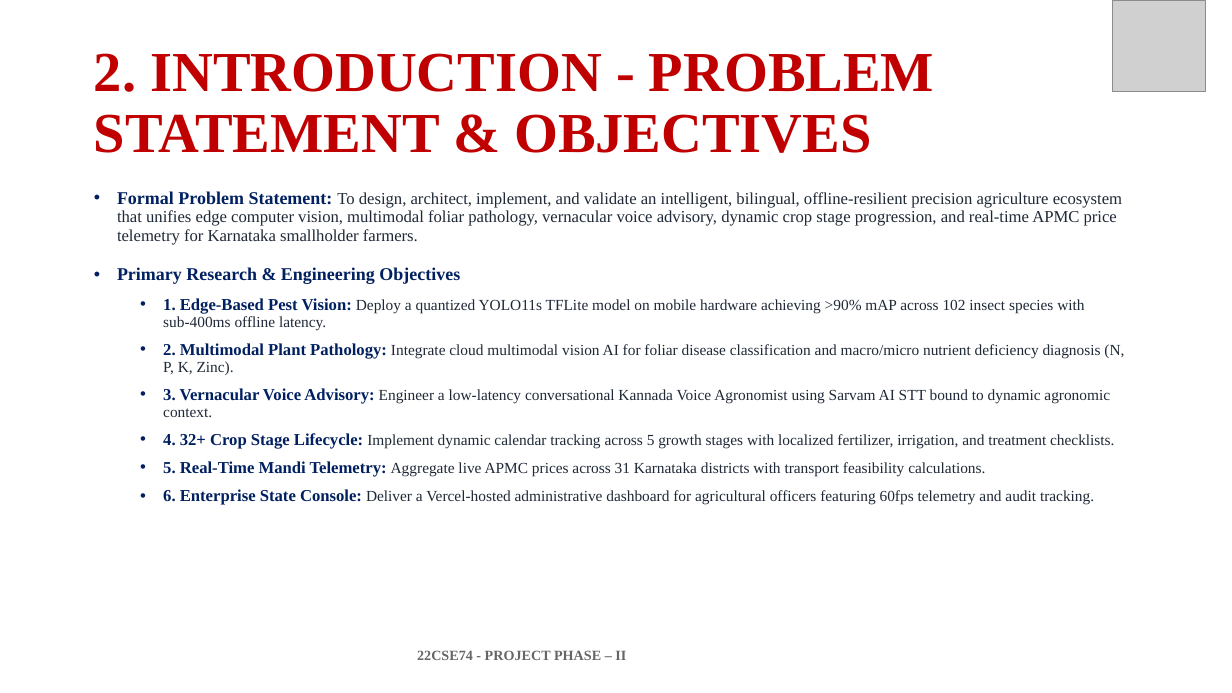
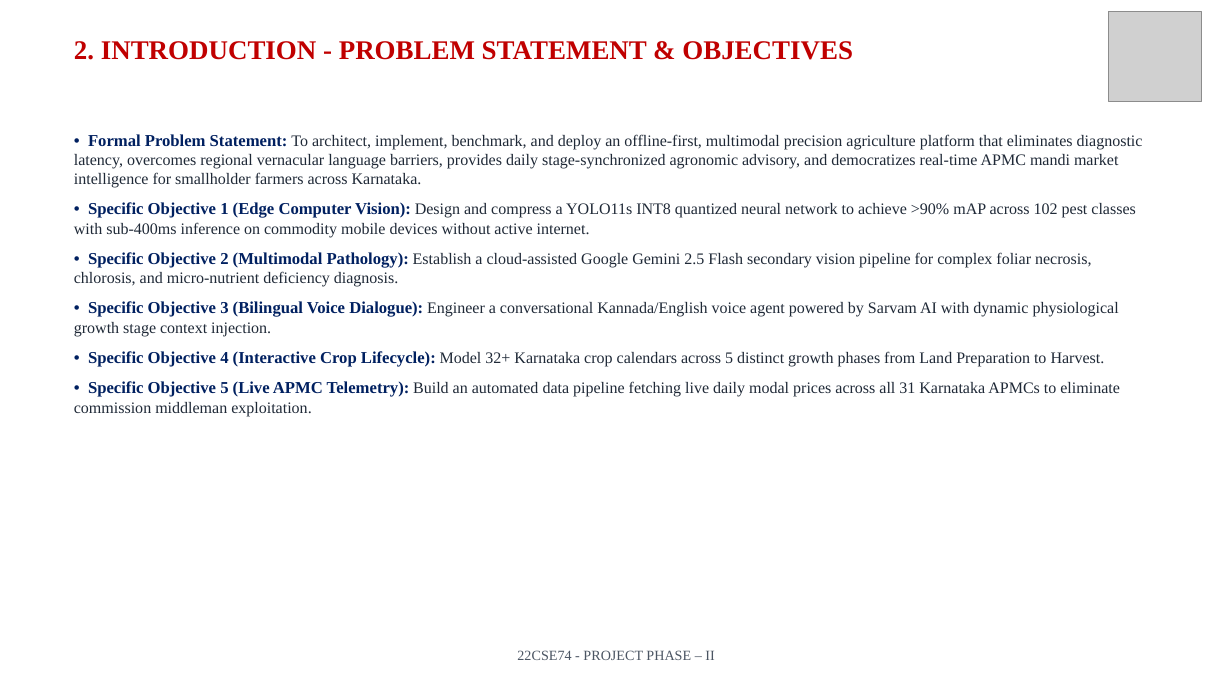
Before and after one commit to Naveenkm07/Major-Krushikadhara-figma, a slide deck: slide 5 of Project Phase-II_Review 2_ PPT Template.pptx. Drawn at 1232x693 pixels with LibreOffice and Linux fonts; fonts in the diff are those of the drawing; grey boxes stand for pictures. Boxes give left, top, right and bottom in pixels: in the first picture for what was removed or moved away, otherwise in the second. Text is boxed around its words. In the diff, an @@ line names an element or a change of style, - is before the commit and + after.

Commit message:
fix(ppt): resolve title and image overlaps, upgrade flow diagrams to ultra-HD 3000x1500 Retina quality, and polish slide layouts

```diff
--- a/Project Phase-II_Review 2_ PPT Template.pptx
+++ b/Project Phase-II_Review 2_ PPT Template.pptx
@@ picture: place and size @@
-picture at (1113, 1, 1205, 91)
+picture at (1109, 11, 1202, 102)
@@ text "2. INTRODUCTION - PROBLEM STATEMENT ...": place and size @@
-text "2. INTRODUCTION - PROBLEM STATEMENT ..." at (94, 53, 934, 153)
+text "2. INTRODUCTION - PROBLEM STATEMENT ..." at (74, 41, 853, 60)
@@ text "2. INTRODUCTION - PROBLEM STATEMENT ..." at (74, 41, 853, 60): size 44 to 21 pt; line spacing 0.9 to 1; vertical alignment middle to top @@
@@ text added at (74, 134, 1143, 417), 12.5 pt, text #1F2937 @@
+• Formal Problem Statement: To architect, implement, benchmark, and deploy an offline-first, multimodal precision agriculture platform that eliminates diagnostic latency, overcomes regional vernacular language barriers, provides daily stage-synchronized agronomic advisory, and democratizes real-time APMC mandi market intelligence for smallholder farmers across Karnataka.
+• Specific Objective 1 (Edge Computer Vision): Design and compress a YOLO11s INT8 quantized neural network to achieve >90% mAP across 102 pest classes with sub-400ms inference on commodity mobile devices without active internet.
+• Specific Objective 2 (Multimodal Pathology): Establish a cloud-assisted Google Gemini 2.5 Flash secondary vision pipeline for complex foliar necrosis, chlorosis, and micro-nutrient deficiency diagnosis.
+• Specific Objective 3 (Bilingual Voice Dialogue): Engineer a conversational Kannada/English voice agent powered by Sarvam AI with dynamic physiological growth stage context injection.
+• Specific Objective 4 (Interactive Crop Lifecycle): Model 32+ Karnataka crop calendars across 5 distinct growth phases from Land Preparation to Harvest.
+• Specific Objective 5 (Live APMC Telemetry): Build an automated data pipeline fetching live daily modal prices across all 31 Karnataka APMCs to eliminate commission middleman exploitation.
@@ text removed at (117, 191, 1124, 505) @@
-• Formal Problem Statement: To design, architect, implement, and validate an intelligent, bilingual, offline-resilient precision agriculture ecosystem that unifies edge computer vision, multimodal foliar pathology, vernacular voice advisory, dynamic crop stage progression, and real-time APMC price telemetry for Karnataka smallholder farmers.
-• Primary Research & Engineering Objectives
-  • 1. Edge-Based Pest Vision: Deploy a quantized YOLO11s TFLite model on mobile hardware achieving >90% mAP across 102 insect species with sub-400ms offline latency.
-  • 2. Multimodal Plant Pathology: Integrate cloud multimodal vision AI for foliar disease classification and macro/micro nutrient deficiency diagnosis (N, P, K, Zinc).
-  • 3. Vernacular Voice Advisory: Engineer a low-latency conversational Kannada Voice Agronomist using Sarvam AI STT bound to dynamic agronomic context.
-  • 4. 32+ Crop Stage Lifecycle: Implement dynamic calendar tracking across 5 growth stages with localized fertilizer, irrigation, and treatment checklists.
-  • 5. Real-Time Mandi Telemetry: Aggregate live APMC prices across 31 Karnataka districts with transport feasibility calculations.
-  • 6. Enterprise State Console: Deliver a Vercel-hosted administrative dashboard for agricultural officers featuring 60fps telemetry and audit tracking.
@@ text "22CSE74 - PROJECT PHASE – ..." at (517, 650, 714, 660): text colour #666666 to #4B5563, bold off; alignment left to centre @@
```
Also in this commit, not shown: 10 other slides changed, 10 slides added, 10 slides removed, 11 other files.
